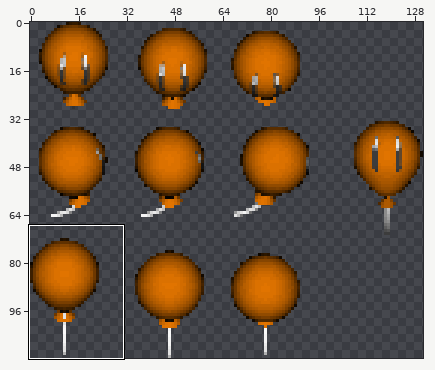
Edited in one commit: sprite sheet (Sprites/Sprites_globo.png). The first picture is a wide view before the edit; the outline marks the close-up.
Close-up. Old version:
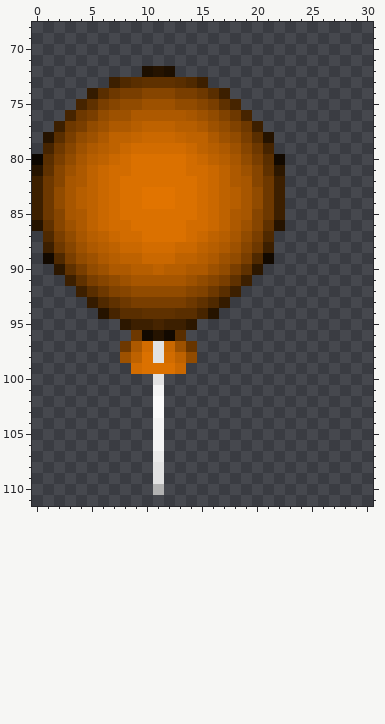
The file is 131x112 pixels. Colours within 5 levels of each other are drawn and written as one. Shown: x 0..30, y 68..111. The commit also changed other parts of the picture, which this record leaves out.
Once edited:
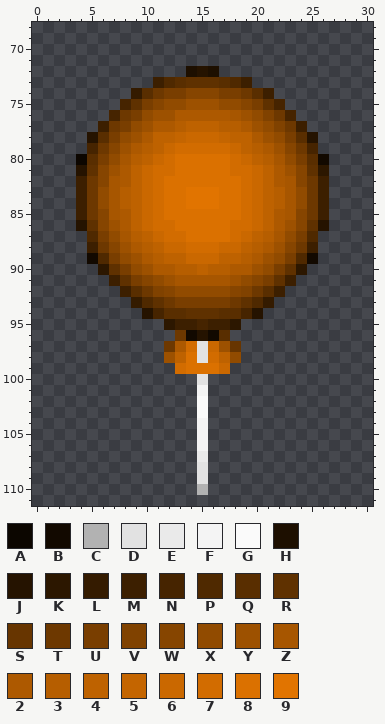
Palette (. is transparent): A #0c0600  B #120900  C #b2b2b2  D #e2e2e2  E #eaeaea  F #f4f4f4  G #fafafa  H #1d0f00  J #251300  K #2c1700  L #341b00  M #3c1f00  N #462400  P #4f2900  Q #592e00  R #5f3100  S #673500  T #6d3800  U #793e00  V #804200  W #864500  X #914b00  Y #9d5100  Z #a75600  2 #ad5900  3 #b65e00  4 #be6200  5 #c46500  6 #ca6800  7 #d26c00  8 #db7100  9 #e17400
Diff:
@@ x 0..30 @@
  71 ...............................
- 72 ..........HJH..................
- 73 .......MPQRRRQPM...............
- 74 .....LQTUUWWWUUTQM.............
- 75 ....NRUWXXYYYXXWURN............
- 76 ...NTUXYY22222ZYXVTN...........
- 77 ..MTUXY223444332YXVTM..........
- 78 .JQUXY24456665442YXUQJ.........
- 79 .NTWY2346777776432YWTN.........
- 80 AQUXZ3467888887643ZXUQB........
- 81 JRWY246778888877642YWRK........
- 82 MTWZ246788888887642ZWTM........
- 83 MTXZ346788999887643ZXTM........
- 84 MTXZ346788999887643ZXTM........
- 85 MTWZ246788888887642ZWTM........
- 86 JRWY246778888877642YWRJ........
- 87 .PUXZ3467788887643ZXUP.........
- 88 .MTWY2346677766432YWTM.........
- 89 .BPUXY23446664432YXUPB.........
- 90 ..KRUXY223343322YXURK..........
- 91 ...MRUWXYZZZZZYXWURM...........
- 92 ....MQTVWXXXXXWVTQM............
- 93 .....LPRTUUUUUTRPL.............
- 94 ......JNQQRRRQQNJ..............
- 95 ........KMMNMMK................
- 96 .........TBJBQ.................
- 97 ........T27D6YS................
- 98 ........Y48D74X................
- 99 .........78886.................
-100 ...........D...................
-101 ...........F...................
-102 ...........G...................
-103 ...........G...................
-104 ...........F...................
-105 ...........F...................
-106 ...........F...................
-107 ...........E...................
-108 ...........D...................
-109 ...........D...................
-110 ...........C...................
+ 72 ..............HJH..............
+ 73 ...........MPQRRRQPM...........
+ 74 .........LQTUUWWWUUTQM.........
+ 75 ........NRUWXXYYYXXWURN........
+ 76 .......NTUXYY22222ZYXVTN.......
+ 77 ......MTUXY223444332YXVTM......
+ 78 .....JQUXY24456665442YXUQJ.....
+ 79 .....NTWY2346777776432YWTN.....
+ 80 ....AQUXZ3467888887643ZXUQB....
+ 81 ....JRWY246778888877642YWRK....
+ 82 ....MTWZ246788888887642ZWTM....
+ 83 ....MTXZ346788999887643ZXTM....
+ 84 ....MTXZ346788999887643ZXTM....
+ 85 ....MTWZ246788888887642ZWTM....
+ 86 ....JRWY246778888877642YWRJ....
+ 87 .....PUXZ3467788887643ZXUP.....
+ 88 .....MTWY2346677766432YWTM.....
+ 89 .....BPUXY23446664432YXUPB.....
+ 90 ......KRUXY223343322YXURK......
+ 91 .......MRUWXYZZZZZYXWURM.......
+ 92 ........MQTVWXXXXXWVTQM........
+ 93 .........LPRTUUUUUTRPL.........
+ 94 ..........JNQQRRRQQNJ..........
+ 95 ............KMMNMMK............
+ 96 .............TBJBQ.............
+ 97 ............T27D6YS............
+ 98 ............Y48D74X............
+ 99 .............78886.............
+100 ...............D...............
+101 ...............F...............
+102 ...............G...............
+103 ...............G...............
+104 ...............F...............
+105 ...............F...............
+106 ...............F...............
+107 ...............E...............
+108 ...............D...............
+109 ...............D...............
+110 ...............C...............
 111 ...............................
Where, in picture pixels (left, top, right, bottom), the same in both close-ups:
changed: (32, 66, 329, 495)
